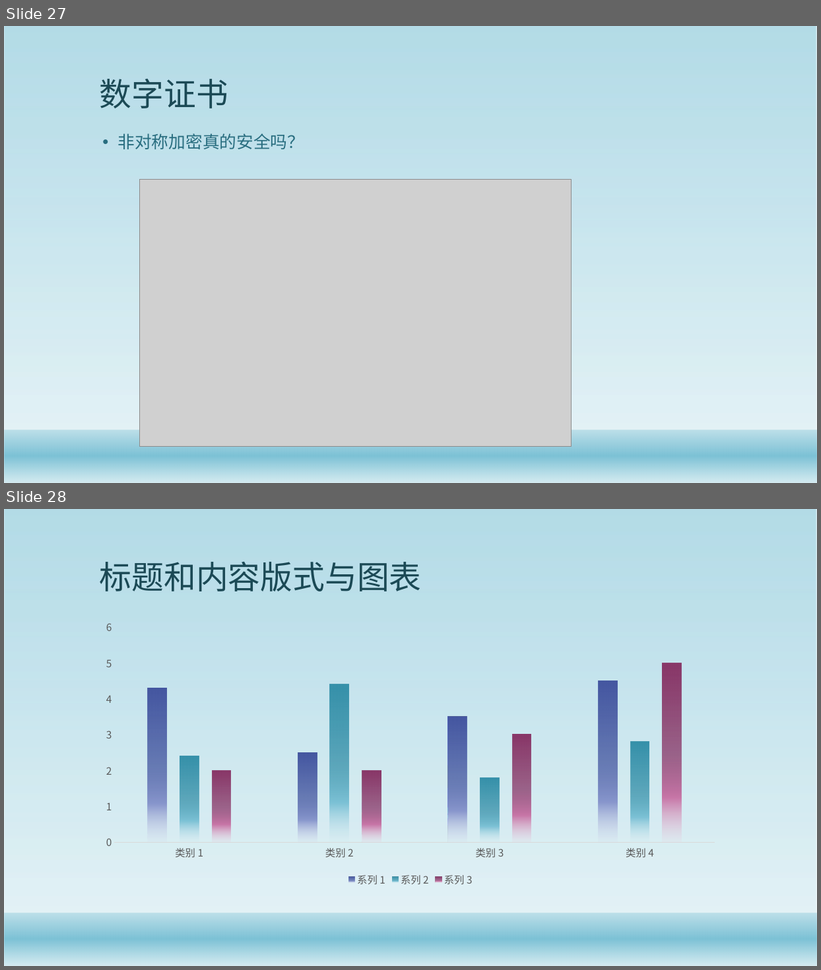
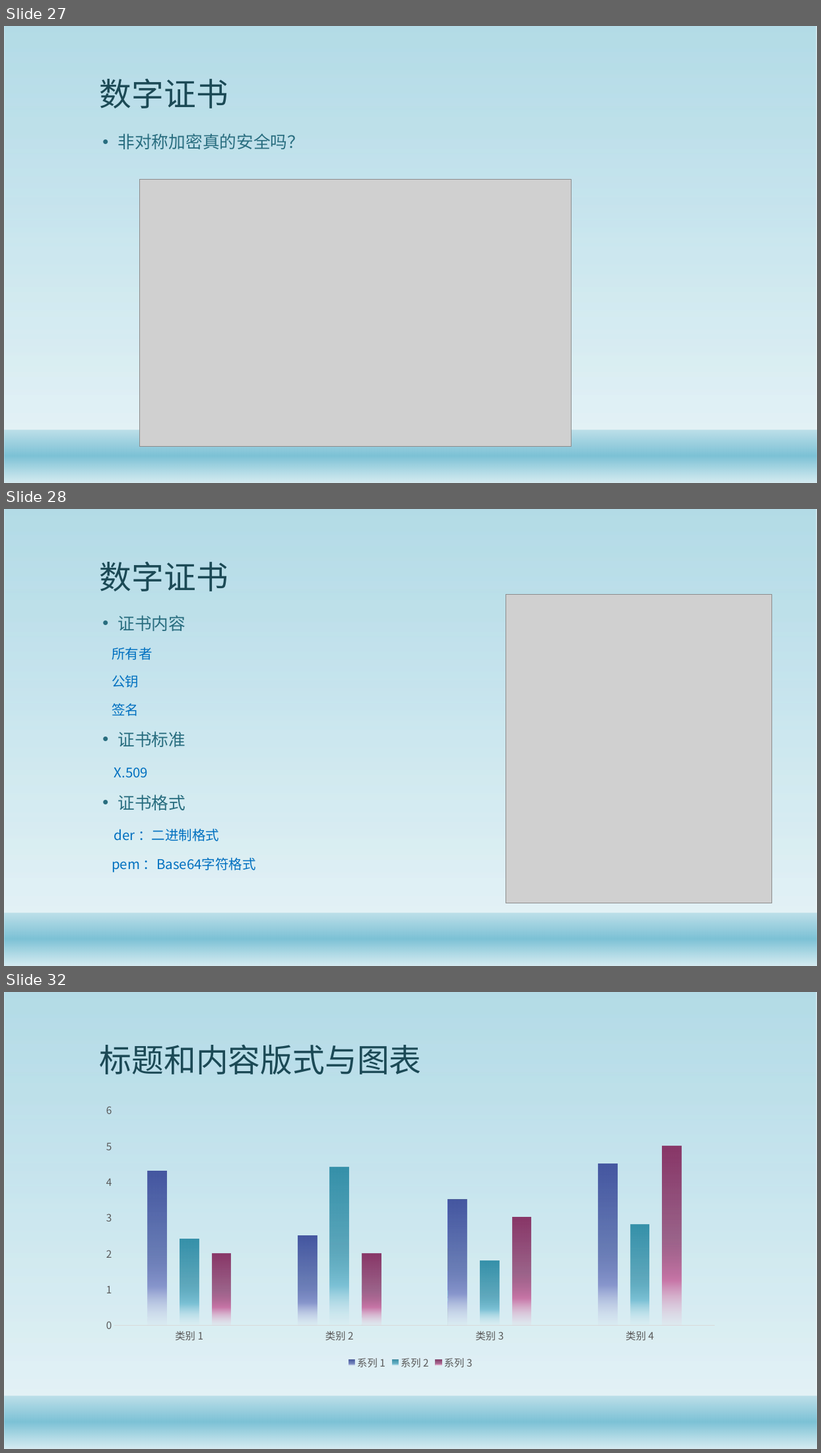
Before and after one commit to gaozhuo/java-security-doc, a slide deck: Java安全架构.pptx. Shown one above the other, each under a label of ours: slides 27 and 28 before the commit, slides 27, 28 and 32 after it; the slides between them are not shown. The pictures are 821x970 and 821x1453 pixels, drawn with LibreOffice and Linux fonts; fonts in the diff are those of the drawing; grey boxes stand for pictures; background and template pictures are left out. Boxes give left, top, right and bottom in pixels: in the first picture for what was removed or moved away, otherwise in the second. Text is boxed around its words. In the diff, an @@ line names an element or a change of style, - is before the commit and + after.

```diff
--- a/Java安全架构.pptx
+++ b/Java安全架构.pptx
@@ slide 28 added at bbox=[4, 509, 817, 966], background #FFFFFF; not listed: 2 template elements that a slide beside it also shows @@
@@ title added at bbox=[100, 562, 228, 591], 38 pt, text #1B4855 @@
+数字证书
@@ picture added at bbox=[506, 594, 772, 903] @@
@@ text added at bbox=[112, 615, 256, 873], 16 pt, text #0070C0 @@
+• 证书内容
+所有者
+公钥
+签名
+• 证书标准
+X.509
+• 证书格式
+der ：二进制格式
+pem ：Base64字符格式
@@ what was slide 28 is now slide 32 @@
```
Also in this commit, not shown: 3 other slides added, 1 other file.
